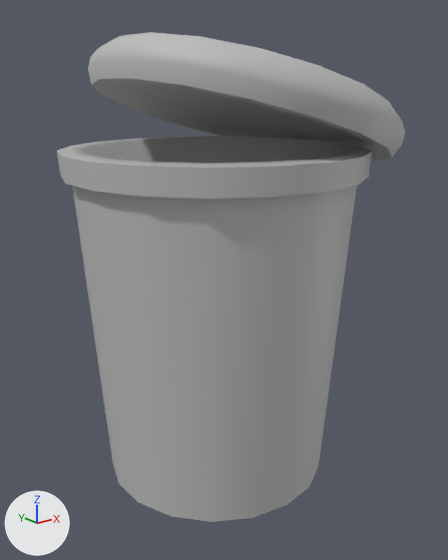
The glTF model models/trashcan.glb: old version first, new version second.
Camera for both pictures: a 50 mm lens placed at (-1.74, -2.26, 1.84), pointed at (0.04, -0.04, 0.96). Lighting does not change. The marker at lower left points along +X, +Y and +Z. Objects named as collision shapes, trigger or cutter boxes, shadow casters or lower levels of detail are left out.

Names of what the first picture shows: 'trashcan', 'trashcanlid'.
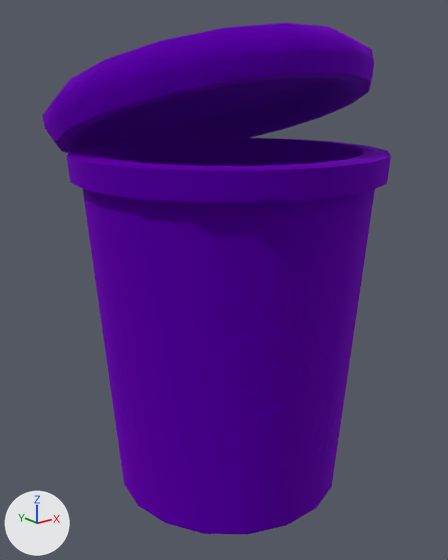
What changed in the scene script:
```text
Add img_trashcanlid_normal_opengl:
    img_trashcanlid_normal_opengl = load_image('trashcanlid_Normal_OpenGL', '_unpacked/trashcanlid_Normal_OpenGL', 512, 512, 'Non-Color')
Add img_trashcanlid_metallic_trashcanlid_roughness:
    img_trashcanlid_metallic_trashcanlid_roughness = load_image('trashcanlid_Metallic-trashcanlid_Roughness', '_unpacked/trashcanlid_Metallic-trashcanlid_Roughness', 512, 512, 'Non-Color')
Add img_trashcanlid_base_color:
    img_trashcanlid_base_color = load_image('trashcanlid_Base_color', '_unpacked/trashcanlid_Base_color', 512, 512, 'sRGB')
Add img_trashcan_normal_opengl:
    img_trashcan_normal_opengl = load_image('trashcan_Normal_OpenGL', '_unpacked/trashcan_Normal_OpenGL', 512, 512, 'Non-Color')
Add img_trashcan_metallic_trashcan_roughness:
    img_trashcan_metallic_trashcan_roughness = load_image('trashcan_Metallic-trashcan_Roughness', '_unpacked/trashcan_Metallic-trashcan_Roughness', 512, 512, 'Non-Color')
Add img_trashcan_base_color:
    img_trashcan_base_color = load_image('trashcan_Base_color', '_unpacked/trashcan_Base_color', 512, 512, 'sRGB')
Change mat_trashcan:
    remove # nodes: BsdfPrincipled, OutputMaterial
    remove # colours: grey #bcbcbc
    nodes: BsdfPrincipled, NormalMap, OutputMaterial, SeparateColor, TexImage x3
    uses the picture img_trashcan_base_color
    uses the picture img_trashcan_metallic_trashcan_roughness
    uses the picture img_trashcan_normal_opengl
Change mat_trashcanlid:
    remove # nodes: BsdfPrincipled, OutputMaterial
    remove # colours: grey #bcbcbc
    nodes: BsdfPrincipled, NormalMap, OutputMaterial, SeparateColor, TexImage x3
    uses the picture img_trashcanlid_base_color
    uses the picture img_trashcanlid_metallic_trashcanlid_roughness
    uses the picture img_trashcanlid_normal_opengl
Change ob_trashcan:
    ob_trashcan.rotation_euler: (0.0, 0.0, -1.571) -> (0.0, 0.0, 0.0)  # degrees (0, 0, -90) -> degrees (0, 0, 0)
    ob_trashcan.location: (0.005, -0.015, 0.0) -> (0.0, -0.122, 0.0)
Change ob_trashcanlid:
    ob_trashcanlid.location: (-0.301, -0.015, 0.138) -> (0.0, -0.481, 0.156)
    ob_trashcanlid.rotation_euler: (-0.295, 0.0, -1.571) -> (-0.295, 0.0, 0.0)  # degrees (-17, 0, -90) -> degrees (-17, 0, 0)
```

Where the change shows, as pixel boxes (x1, y1, x2, y2) in the pictures (448 x 560 px):
'trashcan', surface changed, moved, turned (grey to purple)
    before: (57, 136, 372, 522)
    after: (67, 138, 391, 534)
'trashcanlid', surface changed, moved, turned
    before: (88, 32, 405, 161)
    after: (42, 23, 374, 153)
